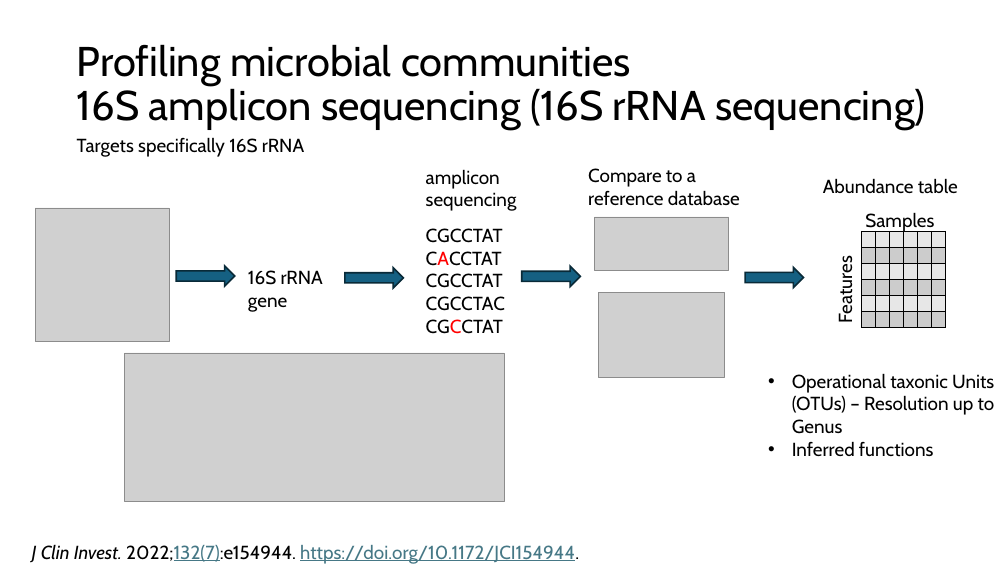
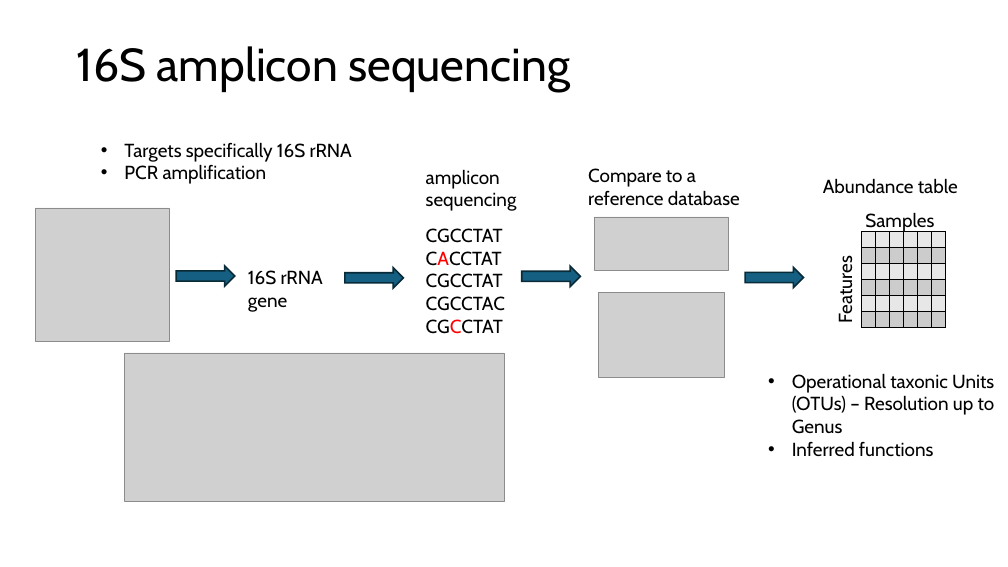
Before and after one commit to biosustain/dsp_metagenomics_training, a slide deck: slide 28 of course_contents/IntroMetagenomics.pptx (slide 22 before the commit). Drawn at 1008x567 pixels with LibreOffice and Linux fonts; fonts in the diff are those of the drawing; grey boxes stand for pictures. Boxes give left, top, right and bottom in pixels: in the first picture for what was removed or moved away, otherwise in the second. Text is boxed around its words. In the diff, an @@ line names an element or a change of style, - is before the commit and + after.

```diff
--- a/course_contents/IntroMetagenomics.pptx
+++ b/course_contents/IntroMetagenomics.pptx
@@ text at [77, 46, 570, 92]: text changed; size 39.6 to 44 pt @@
-Profiling microbial communities
-16S amplicon sequencing (16S rRNA sequencing)
+16S amplicon sequencing
@@ text "Targets specifically 16S rRNA": place and size @@
-text "Targets specifically 16S rRNA" at [77, 137, 304, 157]
+text "Targets specifically 16S rRNA" at [124, 142, 352, 184]
@@ text at [124, 142, 352, 162]: bullet none to • @@
@@ text at [124, 164, 267, 184]: paragraph added @@
+• PCR amplification
@@ text removed at [32, 544, 579, 564] @@
-J Clin Invest. 2022;132(7):e154944. https://doi.org/10.1172/JCI154944.
```
Also in this commit, not shown: 20 other slides changed, 9 slides added, 1 slide removed, 1 other file.
